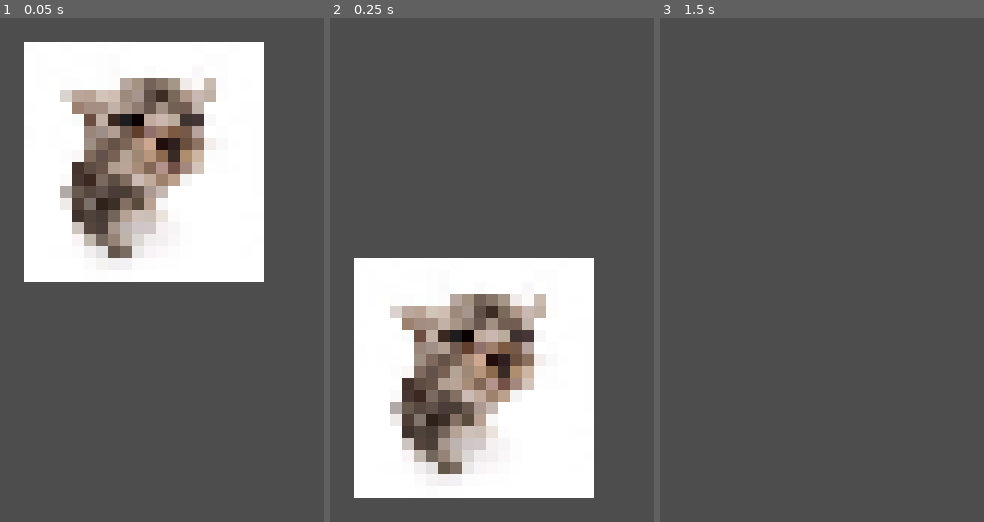
Above: before the commit, frames 1-3 (left to right).
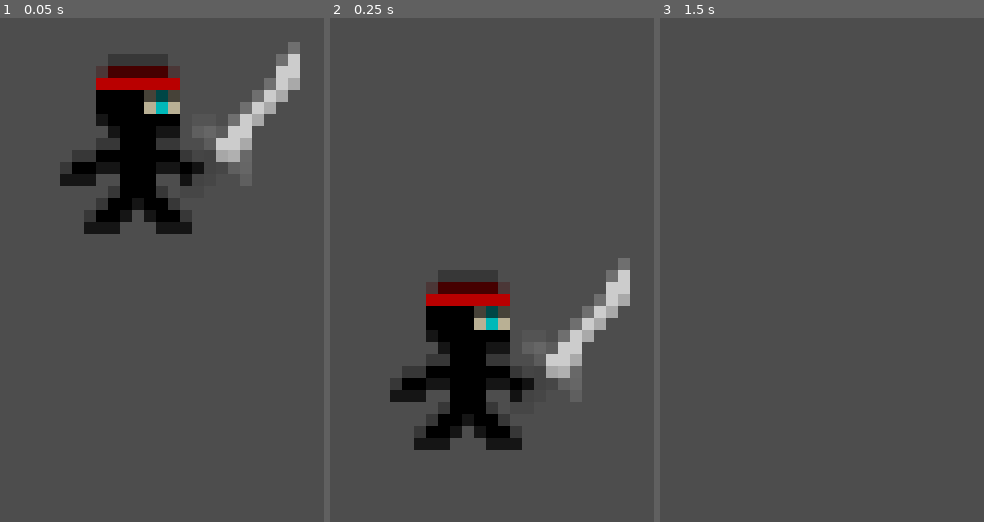
Above: after the commit, the same moments.

Repository: Compsand/celesteMATEMATIIKKA
Game: Godot game, scene res://scenes/player.tscn
Two runs of this game, one before a commit and one after it. Both use one fixed random seed, a clock stepped at 60 frames per second and the inputs below.
Inputs:
- Up to frame 1 (0.05 s): no input
- Up to frame 2 (0.25 s): no input
- Up to frame 3 (1.5 s): tap Enter at 1.25 s

The runs differ from the first frame. In frame 1, 36% of the frame differs, in the area x 7-93%, y 4-53%; in frame 2, 36%; in frame 3, nothing differs.

Commit message:
ninja art1

Diff:
--- a/scenes/player.tscn
+++ b/scenes/player.tscn
@@ -1,6 +1,6 @@
 [gd_scene load_steps=4 format=3 uid="uid://bncrlqrpm83hi"]
 
-[ext_resource type="Texture2D" uid="uid://tuw6jeeehtgs" path="res://resources/graphics/wunk.jpg" id="1_3vyb7"]
+[ext_resource type="Texture2D" uid="uid://be70bspr3vfme" path="res://resources/graphics/ninja.png" id="1_3vyb7"]
 
 [sub_resource type="GDScript" id="GDScript_3vyb7"]
 script/source = "extends CharacterBody2D
@@ -31,19 +31,20 @@
 "
 
 [sub_resource type="RectangleShape2D" id="RectangleShape2D_g2els"]
+size = Vector2(13, 14)
 
 [node name="player" type="CharacterBody2D"]
 collision_mask = 2
 script = SubResource("GDScript_3vyb7")
 
-[node name="Sprite2D" type="Sprite2D" parent="."]
-position = Vector2(9.77516e-06, 0.0800111)
-scale = Vector2(0.04, 0.03968)
-texture = ExtResource("1_3vyb7")
-
 [node name="CollisionShape2D" type="CollisionShape2D" parent="."]
+position = Vector2(-0.5, -1)
 shape = SubResource("RectangleShape2D_g2els")
 
 [node name="Camera2D" type="Camera2D" parent="."]
 offset = Vector2(0, -32)
 position_smoothing_enabled = true
+
+[node name="Ninja" type="Sprite2D" parent="."]
+position = Vector2(4, 0)
+texture = ExtResource("1_3vyb7")
Binary file added: resources/graphics/ninja.png
Not shown, added: resources/graphics/ninja.png.import
